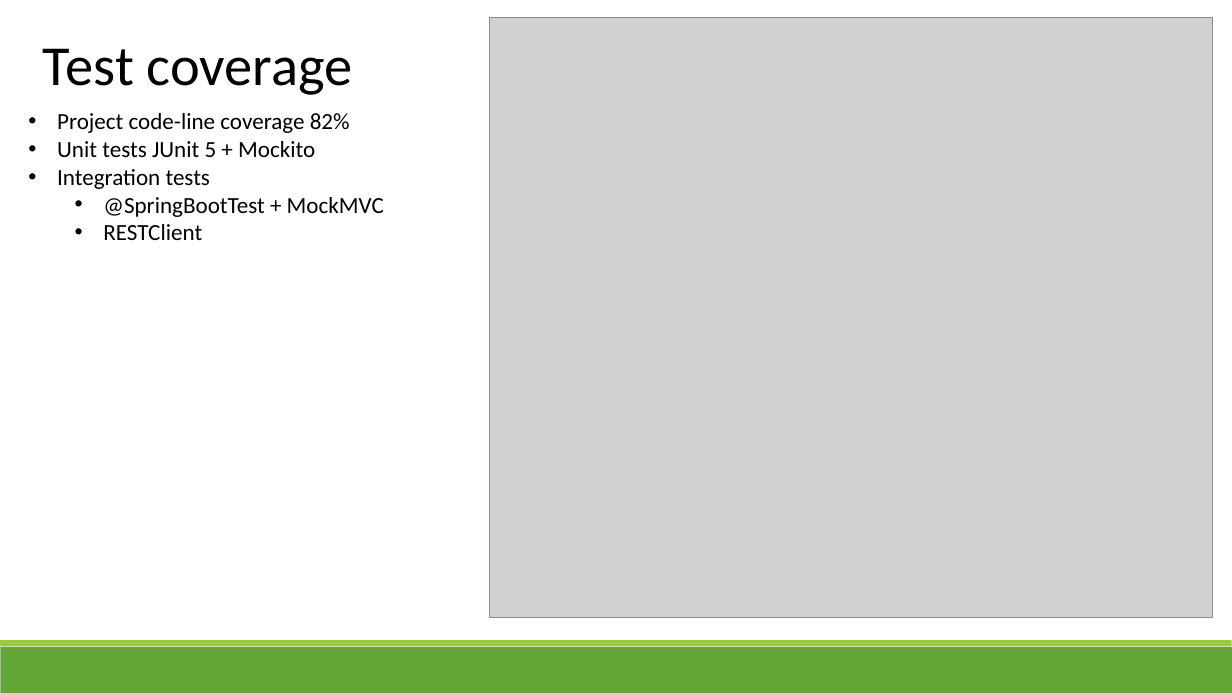
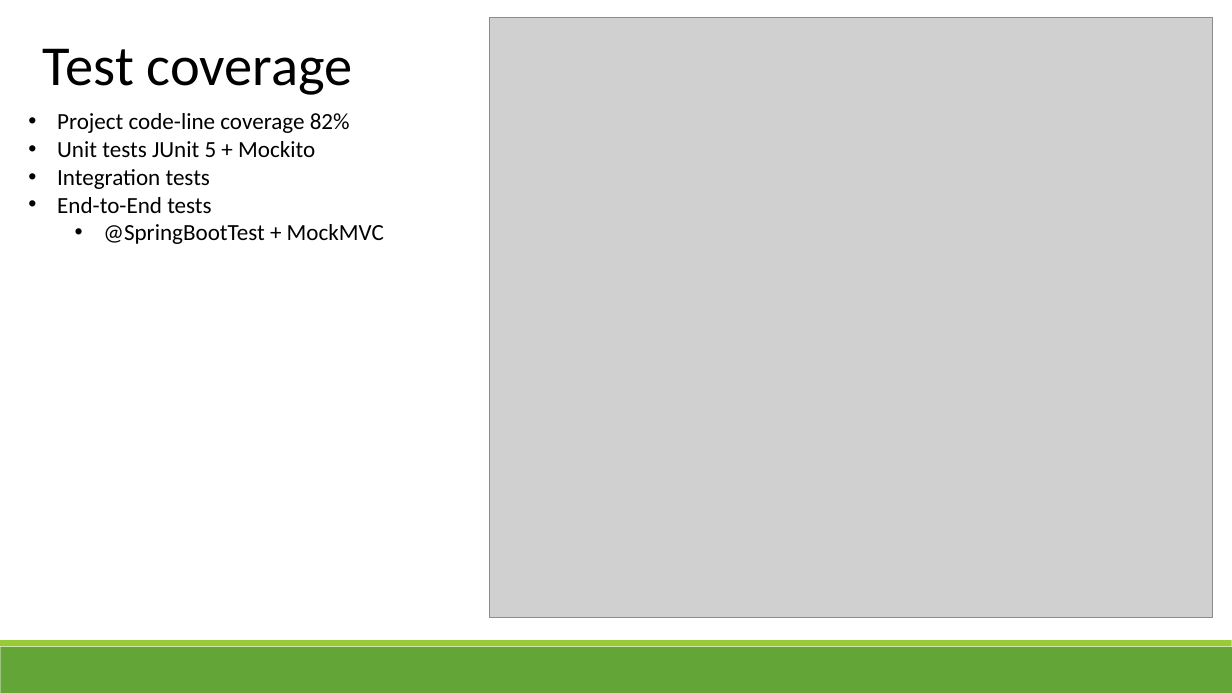
Before and after one commit to benzol45/EPAM_final_project, a slide deck: slide 8 of Library.pptx. Drawn at 1232x693 pixels with LibreOffice and Linux fonts; fonts in the diff are those of the drawing; grey boxes stand for pictures. Boxes give left, top, right and bottom in pixels: in the first picture for what was removed or moved away, otherwise in the second. Text is boxed around its words. In the diff, an @@ line names an element or a change of style, - is before the commit and + after.

```diff
--- a/Library.pptx
+++ b/Library.pptx
@@ text at [57,197,211,213]: paragraph added @@
+• End-to-End tests
@@ text at [103,224,202,240]: paragraph removed @@
-  • RESTClient
```
Also in this commit, not shown: 2 other slides changed, 1 slide added, 7 other files.
